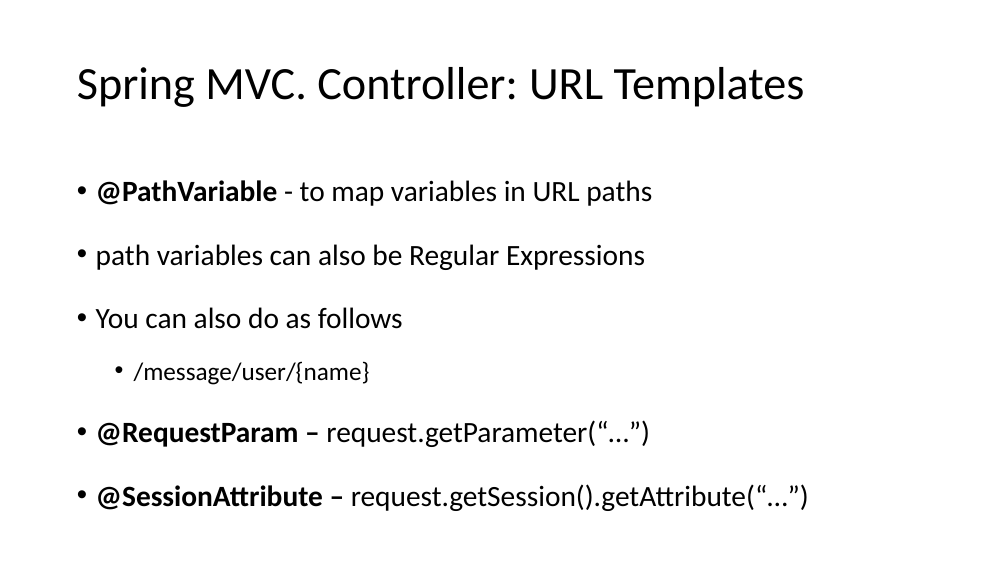
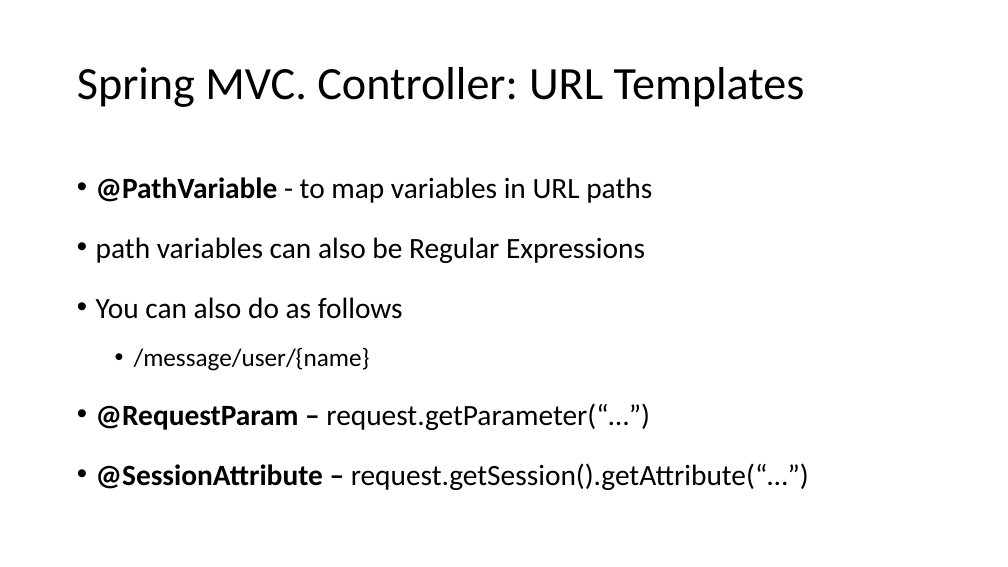
Before and after one commit to brahinets/GeekHub-J4W-8, a slide deck: slide 13 of Lectures/Lesson 16 - Spring MVC.pptx. Drawn at 1008x567 pixels with LibreOffice and Linux fonts; fonts in the diff are those of the drawing. Boxes give left, top, right and bottom in pixels: in the first picture for what was removed or moved away, otherwise in the second. Text is boxed around its words. In the diff, an @@ line names an element or a change of style, - is before the commit and + after.

```diff
--- a/Lectures/Lesson 16 - Spring MVC.pptx
+++ b/Lectures/Lesson 16 - Spring MVC.pptx
@@ text "@PathVariable - to map variables ..." at bbox=[96, 177, 809, 490]: line spacing 1.5 to 1.4 @@
```
Also in this commit, not shown: 7 other slides changed.
